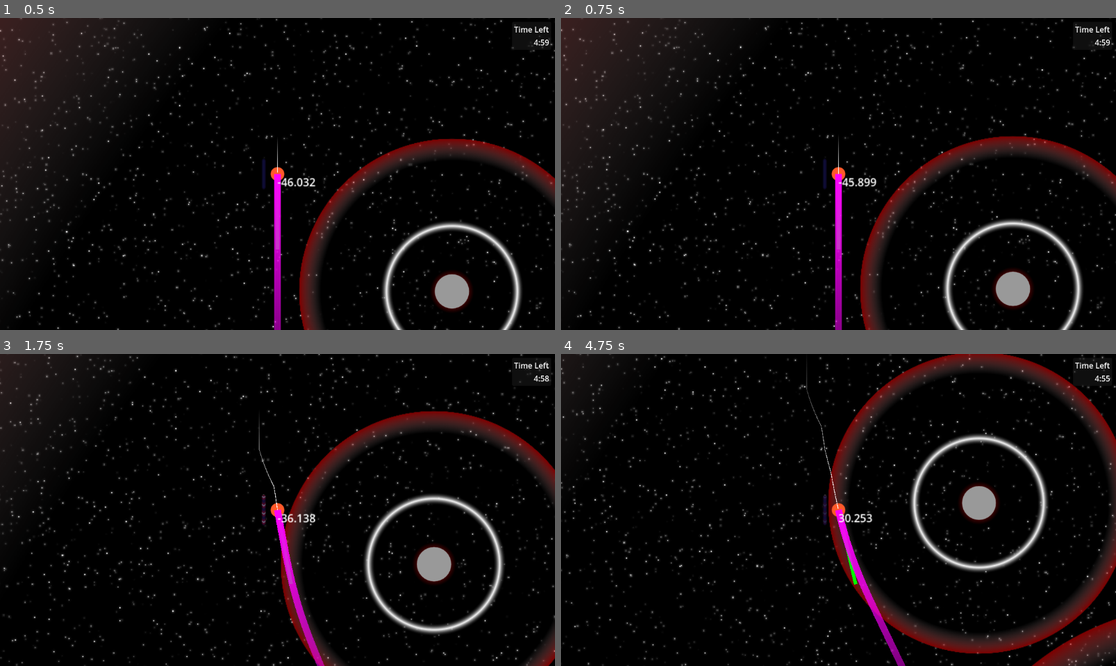
Above: before the commit, frames 1-4 (two rows, left to right).
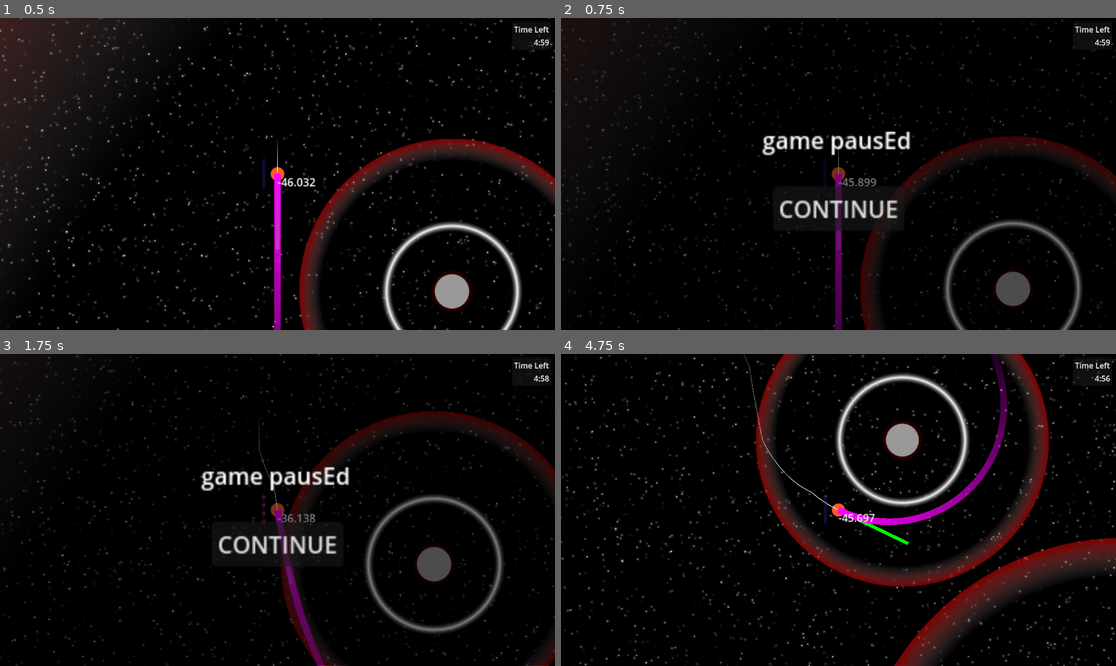
Above: after the commit, the same moments.

Repository: CrankGameDev/StuckInALoopGameJam
Game: Godot game, scene res://scenes/levels/demo_level.tscn
The game is run twice, just before and just after one commit, with the same random seed, the same clock (stepped at 60 frames per second) and the same inputs. This scene is started directly instead of the project's main scene.
Inputs (mouse positions are in pixels of both pictures, inside the frame that each line leads up to):
- Up to frame 1 (0.5 s): no input
- Up to frame 2 (0.75 s): tap Enter (ui_accept) at 0.5 s; move the mouse to (960, 158) at 0.52 s; press the mouse at (960, 158) at 0.53 s; hold Right (ui_right) from 0.53 s (still down)
- Up to frame 3 (1.75 s): tap Enter (ui_accept) at 0.77, 1.52 s; move the mouse to (166, 525) at 1.27 s; release Right (ui_right) at 1.28 s; release the mouse at (166, 525) at 1.28 s; hold Down (ui_down) from 1.28 s (still down); click (166, 525) at 1.35 s
- Up to frame 4 (4.75 s): release Down (ui_down) at 2 s; click (838, 544) at 2 s, where only the run after the commit has a clickable "CONTINUE"; move the mouse to (894, 441) at 2.77 s; press the mouse at (894, 441) at 2.78 s; hold Right (ui_right) 2.78-3.53 s; move the mouse to (810, 572) at 3.52 s; release the mouse at (810, 572) at 3.53 s; hold Up (ui_up) 3.53-4.25 s; click (810, 572) at 3.6 s; tap Enter (ui_accept) at 3.77 s; click (838, 544) at 4.25 s, where only the run after the commit has a clickable "CONTINUE"

Frame 1 is identical in both runs. In frame 2, 9.1% of the frame differs, in the area x 0-100%, y 0-100%; in frame 3, 9.2%; in frame 4, 28%.

Commit message:
new: Added pausing support to level

Diff:
--- a/scenes/base_level.tscn
+++ b/scenes/base_level.tscn
@@ -12,6 +12,9 @@
 
 [sub_resource type="Gradient" id="Gradient_ychdu"]
 colors = PackedColorArray(1, 1, 1, 0, 1, 1, 1, 1)
+
+[sub_resource type="StyleBoxFlat" id="StyleBoxFlat_gfogs"]
+bg_color = Color(0, 0, 0, 0.501961)
 
 [node name="Level" type="Node"]
 script = ExtResource("1_v5pm0")
@@ -88,3 +91,39 @@
 offset_right = 40.0
 offset_bottom = 23.0
 metadata/_edit_use_anchors_ = true
+
+[node name="Panel" type="Panel" parent="Player/Camera"]
+visible = false
+anchors_preset = 8
+anchor_left = 0.5
+anchor_top = 0.5
+anchor_right = 0.5
+anchor_bottom = 0.5
+offset_left = -576.0
+offset_top = -324.0
+offset_right = 576.0
+offset_bottom = 324.0
+grow_horizontal = 2
+grow_vertical = 2
+pivot_offset = Vector2(576, 324)
+theme_override_styles/panel = SubResource("StyleBoxFlat_gfogs")
+
+[node name="Label" type="Label" parent="Player/Camera/Panel"]
+layout_mode = 0
+offset_left = 418.0
+offset_top = 218.0
+offset_right = 521.0
+offset_bottom = 241.0
+scale = Vector2(3, 3)
+text = "game pausEd"
+
+[node name="Button" type="Button" parent="Player/Camera/Panel"]
+layout_mode = 0
+offset_left = 440.0
+offset_top = 349.0
+offset_right = 531.0
+offset_bottom = 380.0
+scale = Vector2(3, 3)
+text = "CONTINUE"
+
+[connection signal="pressed" from="Player/Camera/Panel/Button" to="." method="_on_button_pressed"]
--- a/scripts/scenes/level.gd
+++ b/scripts/scenes/level.gd
@@ -73,12 +73,24 @@
 		"secs": "%02d" % seconds_left,
 	})
 
+	if Global.pause:
+		$Player/Camera/Panel.visible = true
+	else:
+		$Player/Camera/Panel.visible = false
+		$Player/Camera/Panel.scale = Vector2(1,1)/$Player/Camera.zoom
+	if _level_timer.paused != Global.pause:
+		_level_timer.paused = Global.pause
+
 
 func get_next_level() -> PackedScene:
 	var next_level_path: String = LevelManager.get_next_level_path(self)
 	if not next_level_path:
 		return null
 	return ResourceLoader.load(next_level_path, "PackedScene")
+
+
+func _on_button_pressed() -> void:
+	Global.pause = false
 
 
 func _check_player_gravity_influence() -> void:
Not shown: 1 places in scenes/base_level.tscn that only renumber resources
